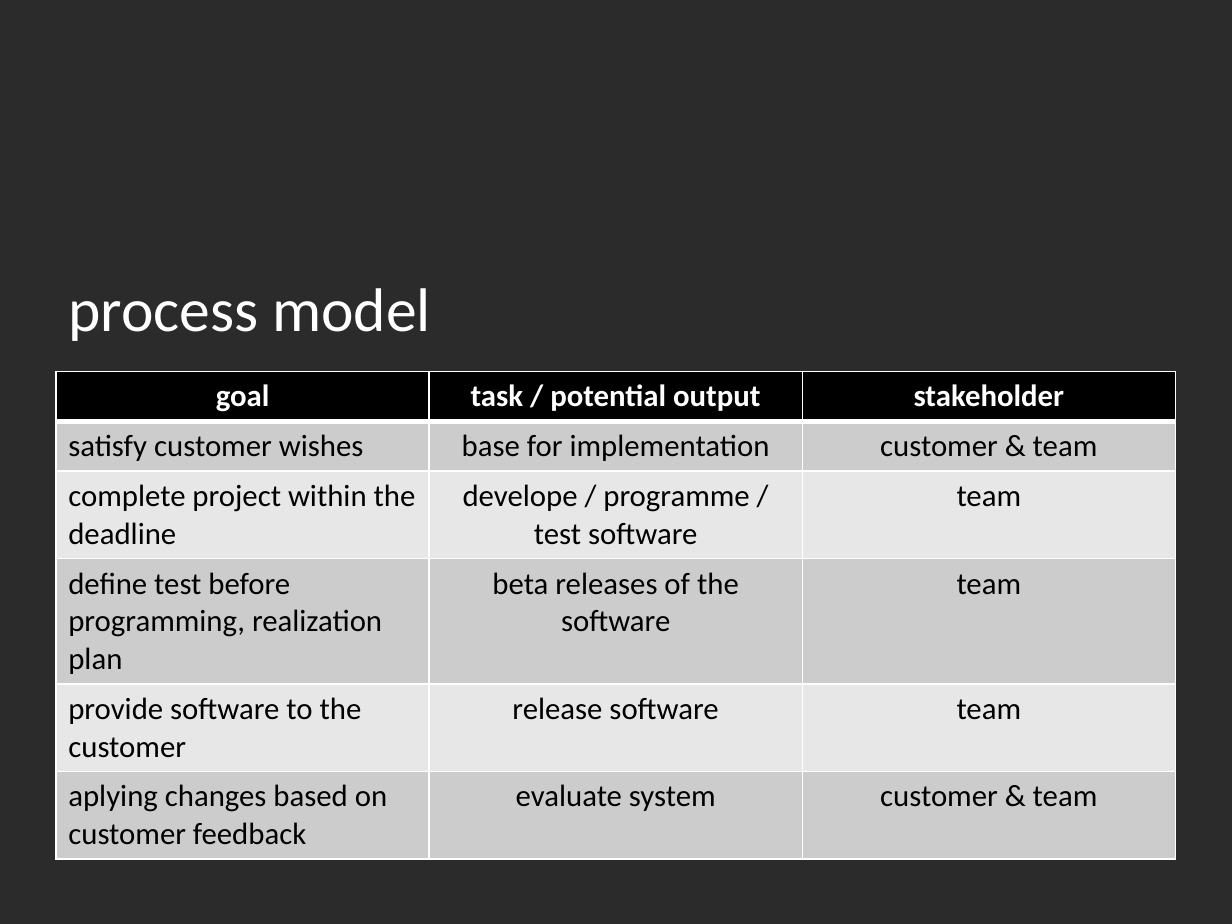
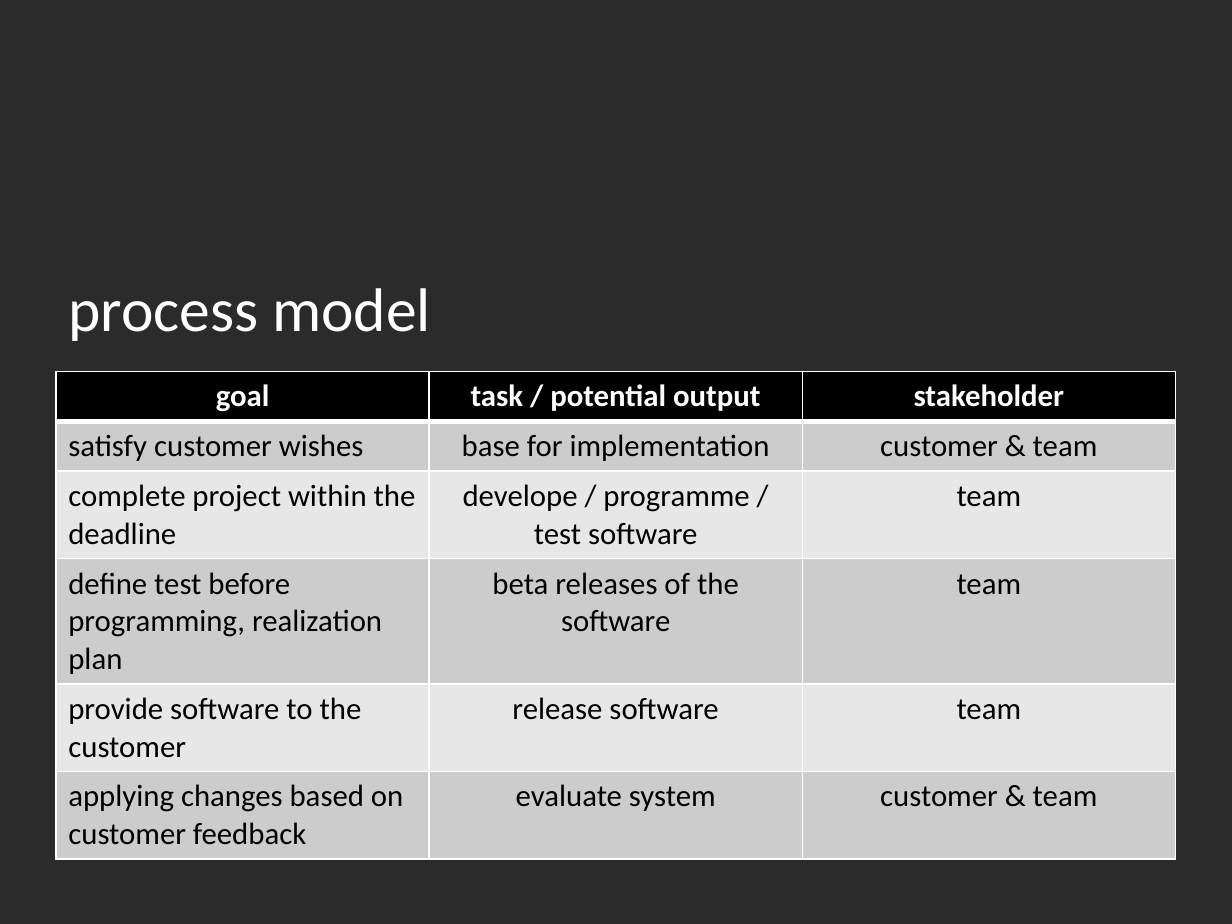
Before and after one commit to hirsp4/ch.bfh.btx8081.w2013.blue, a slide deck: slide 5 of ch.bfh.btx8081.w2013.blue/doc/task02/task02.pptx. Drawn at 1232x924 pixels with LibreOffice and Linux fonts; fonts in the diff are those of the drawing; background and template pictures are left out; a plain dark background stands for a picture behind light text. Boxes give left, top, right and bottom in pixels: in the first picture for what was removed or moved away, otherwise in the second. Text is boxed around its words. In the diff, an @@ line names an element or a change of style, - is before the commit and + after.

```diff
--- a/ch.bfh.btx8081.w2013.blue/doc/task02/task02.pptx
+++ b/ch.bfh.btx8081.w2013.blue/doc/task02/task02.pptx
@@ table at (55,371,1175,853) @@
-row 6, column 1: aplying changes based on customer feedback
+row 6, column 1: applying changes based on customer feedback
```
Also in this commit, not shown: 5 other files.
